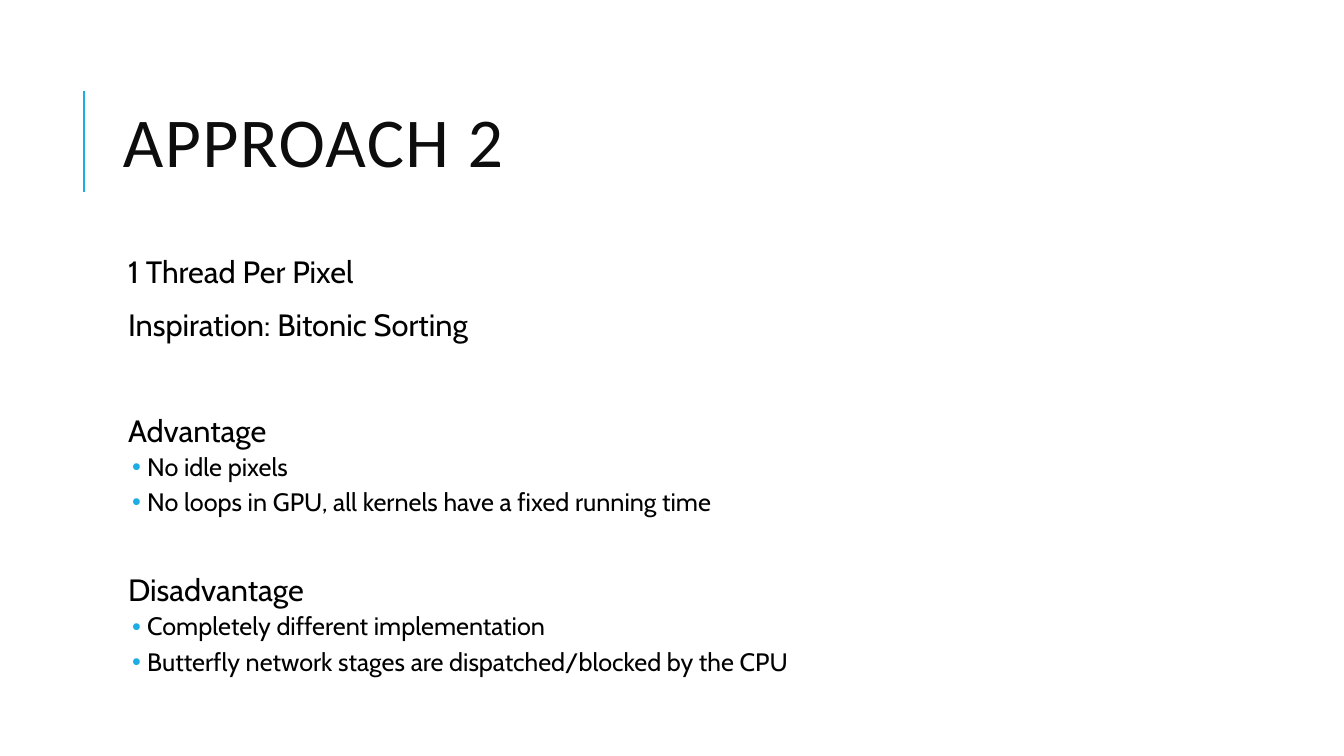
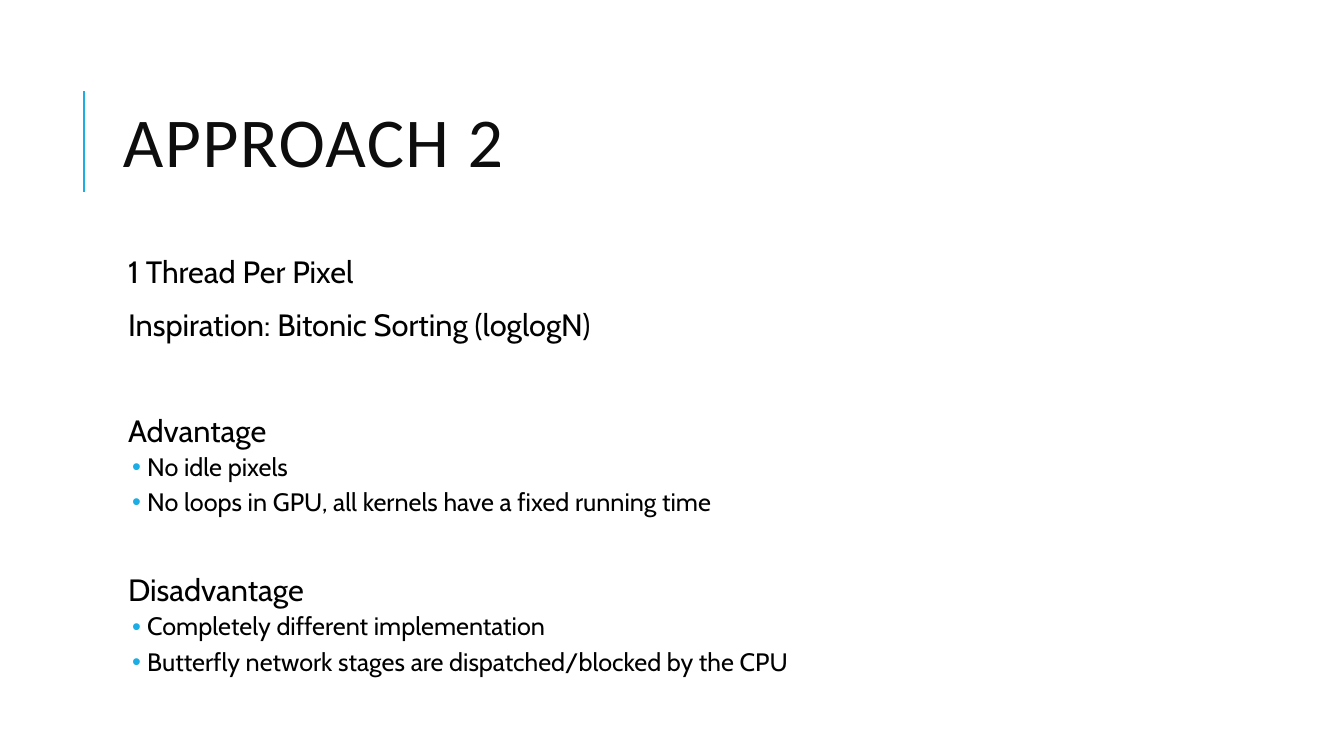
Before and after one commit to xeratol/ConcurrencyAndAlgorithms, a slide deck: slide 5 of docs/06_FFT_Compute_Shader.pptx. Drawn at 1344x756 pixels with LibreOffice and Linux fonts; fonts in the diff are those of the drawing. Boxes give left, top, right and bottom in pixels: in the first picture for what was removed or moved away, otherwise in the second. Text is boxed around its words. In the diff, an @@ line names an element or a change of style, - is before the commit and + after.

```diff
--- a/docs/06_FFT_Compute_Shader.pptx
+++ b/docs/06_FFT_Compute_Shader.pptx
@@ text at (128,313,591,343): text changed @@
-  Inspiration: Bitonic Sorting
+  Inspiration: Bitonic Sorting (loglogN)
```
Also in this commit, not shown: 1 other slide changed, 4 other files.
